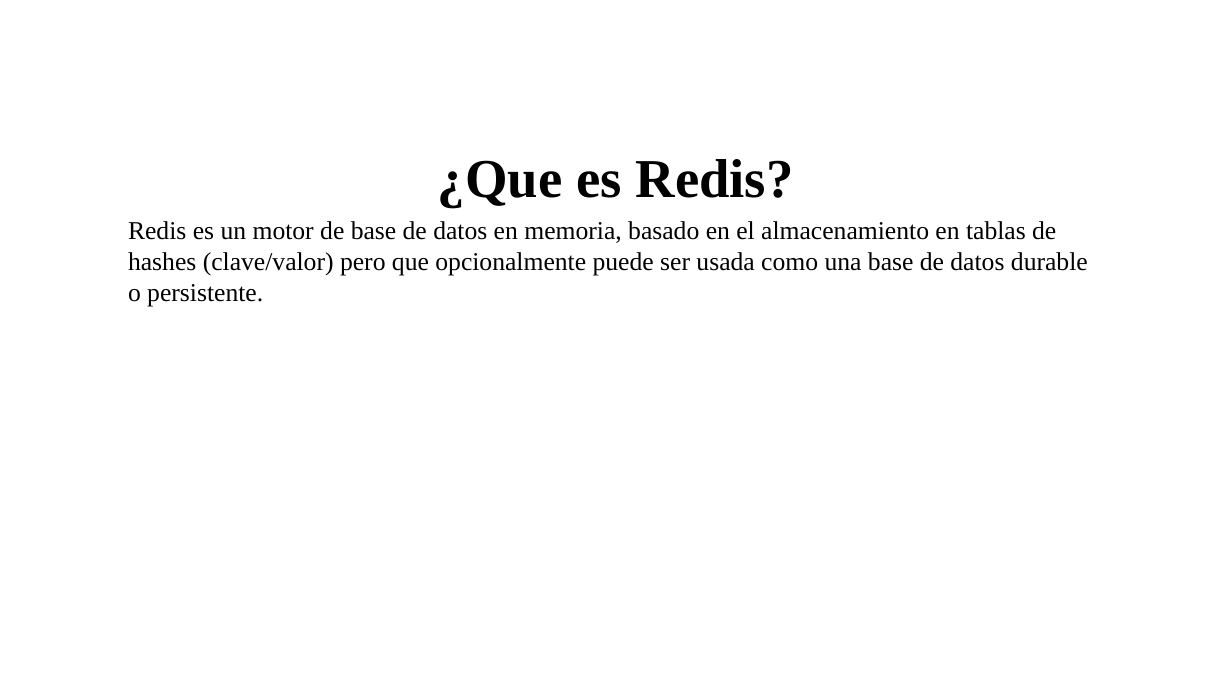
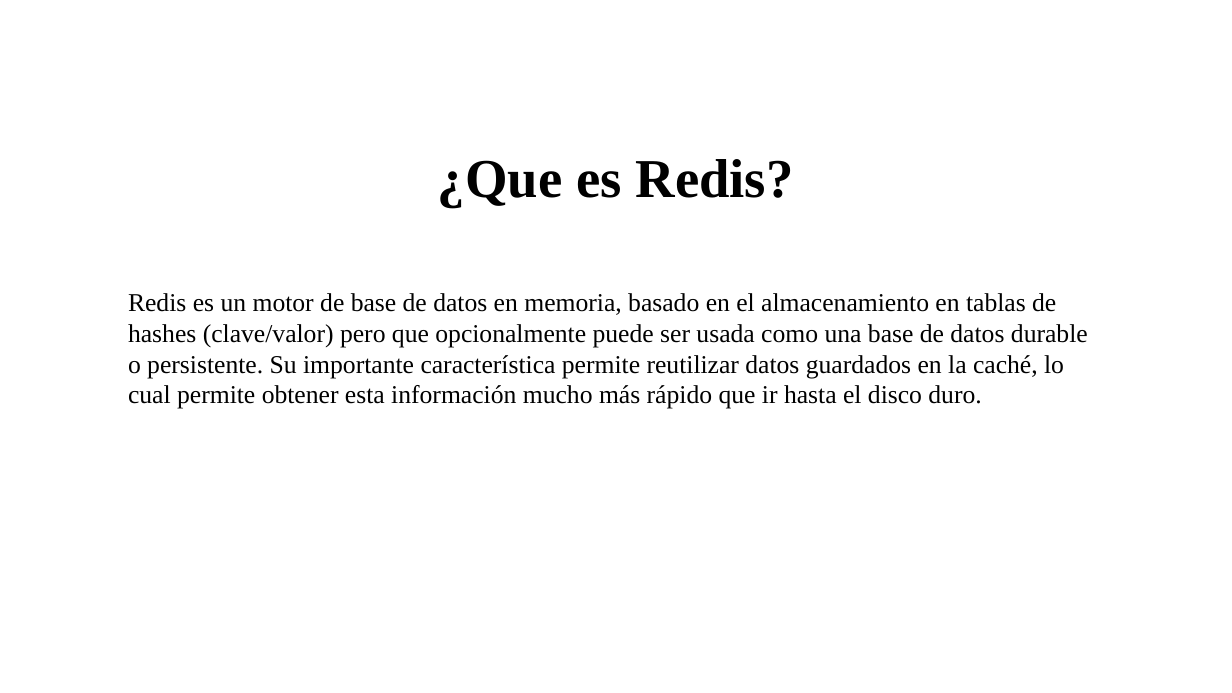
Before and after one commit to jnates/database_models, a slide deck: slide 6 of PresentaciónFinal.pptx (slide 5 before the commit). Drawn at 1232x693 pixels with LibreOffice and Linux fonts; fonts in the diff are those of the drawing; background and template pictures are left out. Boxes give left, top, right and bottom in pixels: in the first picture for what was removed or moved away, otherwise in the second. Text is boxed around its words. In the diff, an @@ line names an element or a change of style, - is before the commit and + after.

Commit message:
Add Taller.vpp and update ppt

```diff
--- a/PresentaciónFinal.pptx
+++ b/PresentaciónFinal.pptx
@@ text at box(128, 293, 1088, 409): text changed @@
-Redis es un motor de base de datos en memoria, basado en el almacenamiento en tablas de hashes (clave/valor) pero que opcionalmente puede ser usada como una base de datos durable o persistente.
+Redis es un motor de base de datos en memoria, basado en el almacenamiento en tablas de hashes (clave/valor) pero que opcionalmente puede ser usada como una base de datos durable o persistente. Su importante característica permite reutilizar datos guardados en la caché, lo cual permite obtener esta información mucho más rápido que ir hasta el disco duro.
```
Also in this commit, not shown: 1 other slide changed, 3 slides added, 1 other file.
